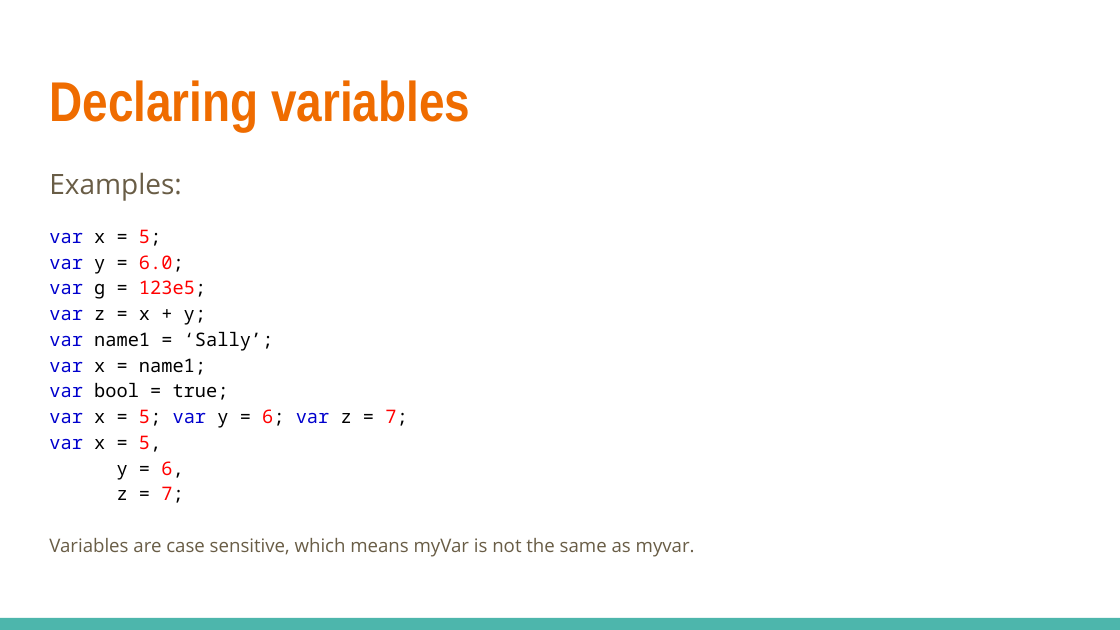
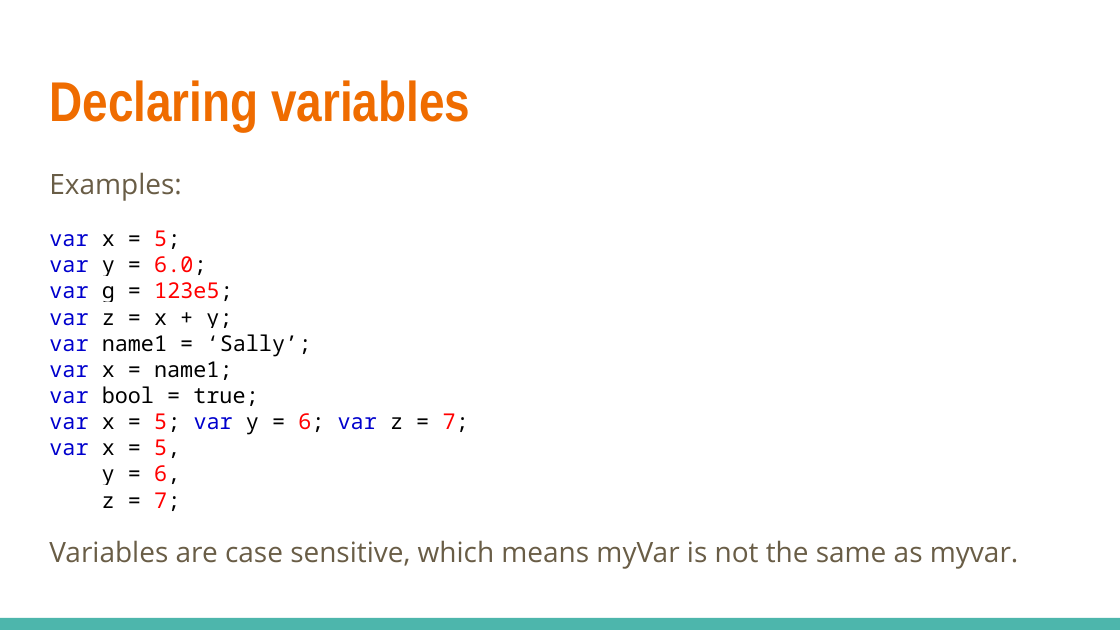
Before and after one commit to linkedin/high-school-trainee, a slide deck: slide 7 of Curriculum/Week_2/Lectures/2.1_JavaScript_Basics.pptx. Drawn at 1120x630 pixels with LibreOffice and Linux fonts; fonts in the diff are those of the drawing. Boxes give left, top, right and bottom in pixels: in the first picture for what was removed or moved away, otherwise in the second. Text is boxed around its words. In the diff, an @@ line names an element or a change of style, - is before the commit and + after.

```diff
--- a/Curriculum/Week_2/Lectures/2.1_JavaScript_Basics.pptx
+++ b/Curriculum/Week_2/Lectures/2.1_JavaScript_Basics.pptx
@@ text at bbox=[49, 230, 1019, 569]: size 12 to 14 pt in "var x = 5;", "var y = 6.0;", "var g = 123e5;", "var z = x + y;" and 7 more places; size 12 to 18 pt in "Variables are case sensitive, which means myVar ..."; line spacing 1.15 to 1 @@
```
Also in this commit, not shown: 14 other slides changed, 11 other files.
